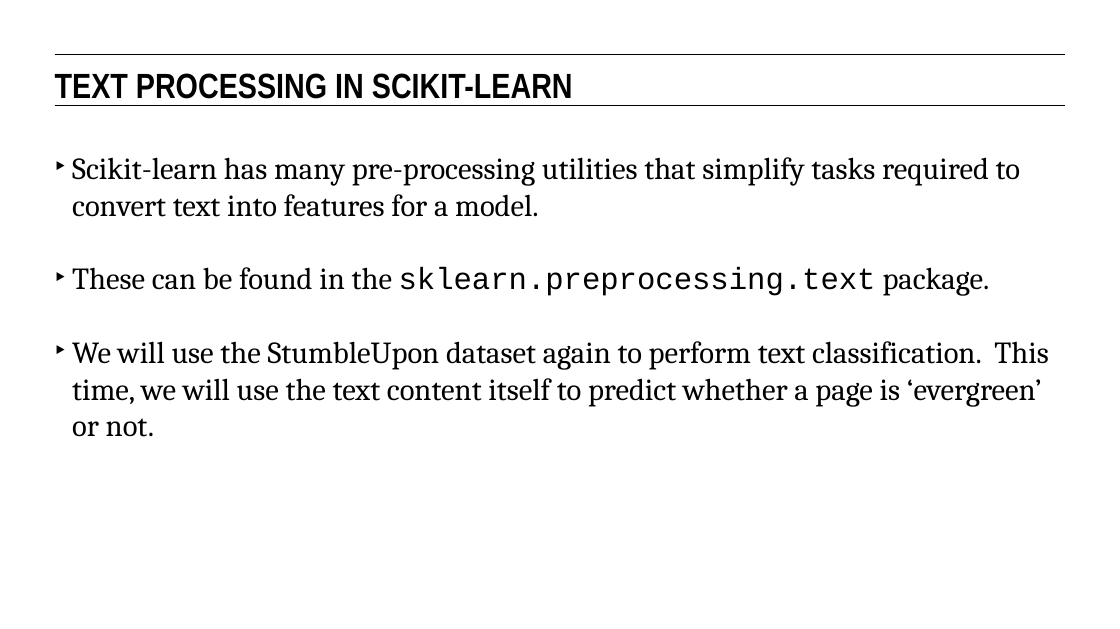
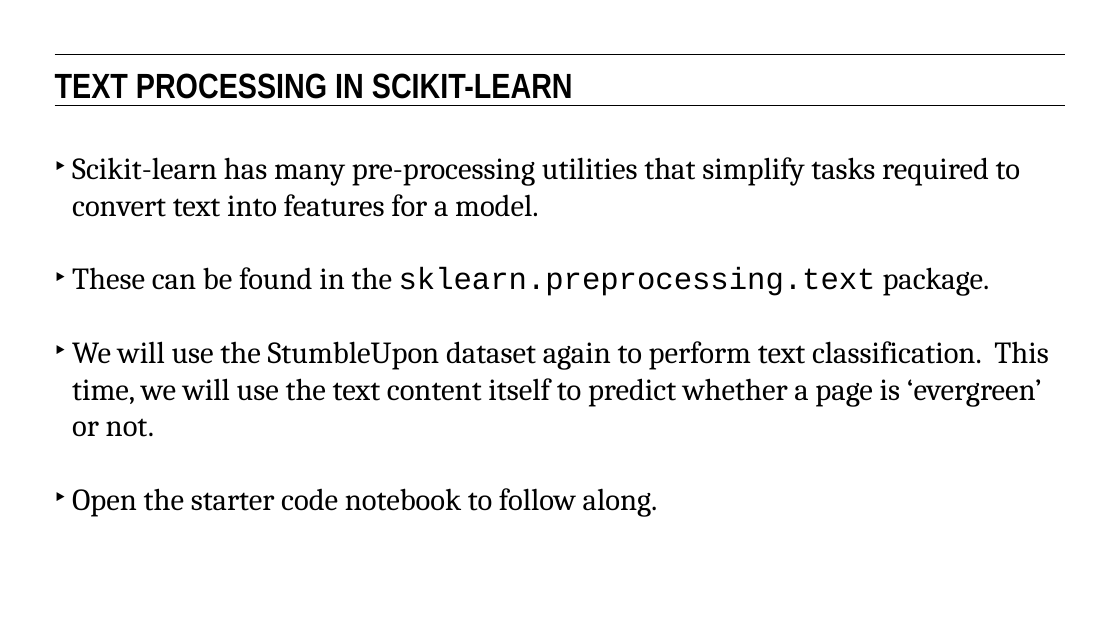
Before and after one commit to eflautt/ga-data-science, a slide deck: slide 43 of lessons/lesson-13/13-natural-language-processing-and-text-classification.pptx (slide 39 before the commit). Drawn at 1120x629 pixels with LibreOffice and Linux fonts; fonts in the diff are those of the drawing. Boxes give left, top, right and bottom in pixels: in the first picture for what was removed or moved away, otherwise in the second. Text is boxed around its words. In the diff, an @@ line names an element or a change of style, - is before the commit and + after.

```diff
--- a/lessons/lesson-13/13-natural-language-processing-and-text-classification.pptx
+++ b/lessons/lesson-13/13-natural-language-processing-and-text-classification.pptx
@@ text at (72,488,658,517): paragraph added @@
+‣ Open the starter code notebook to follow along.
```
Also in this commit, not shown: 15 other slides changed, 5 slides added.
